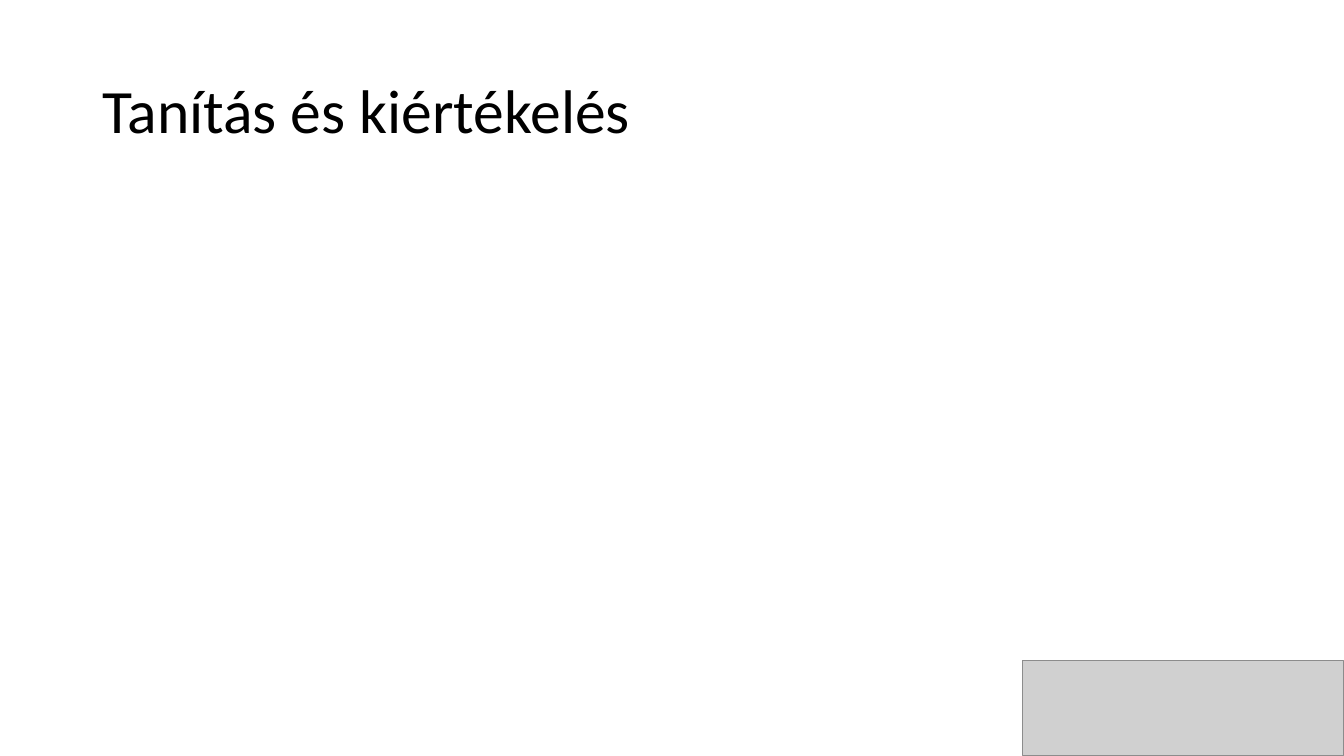
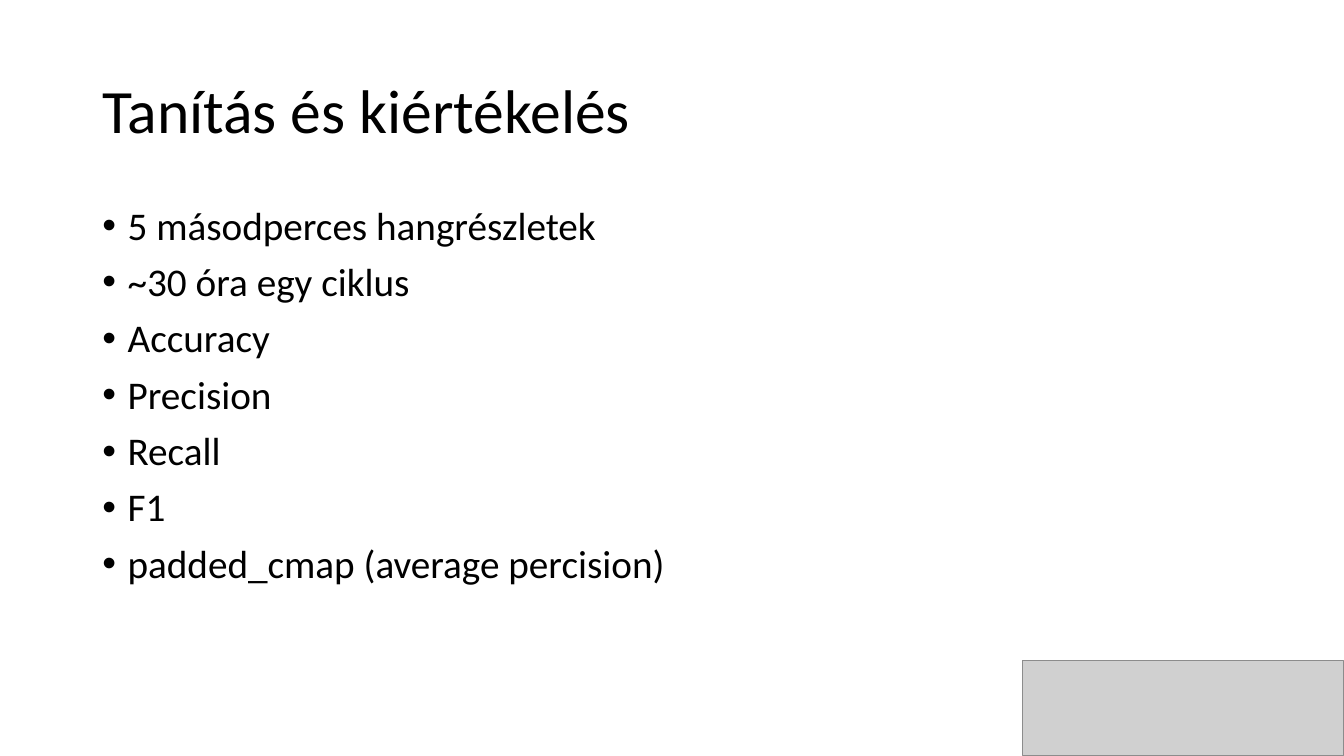
Before and after one commit to BotondProhaszka/melyrepules, a slide deck: slide 6 of mélyrepülés.pptx. Drawn at 1344x756 pixels with LibreOffice and Linux fonts; fonts in the diff are those of the drawing; grey boxes stand for pictures. Boxes give left, top, right and bottom in pixels: in the first picture for what was removed or moved away, otherwise in the second. Text is boxed around its words. In the diff, an @@ line names an element or a change of style, - is before the commit and + after.

```diff
--- a/mélyrepülés.pptx
+++ b/mélyrepülés.pptx
@@ text added at (128,212,664,585), 28 pt, text #000000 @@
+• 5 másodperces hangrészletek
+• ~30 óra egy ciklus
+• Accuracy
+• Precision
+• Recall
+• F1
+• padded_cmap (average percision)
```
Also in this commit, not shown: 4 other slides changed.
